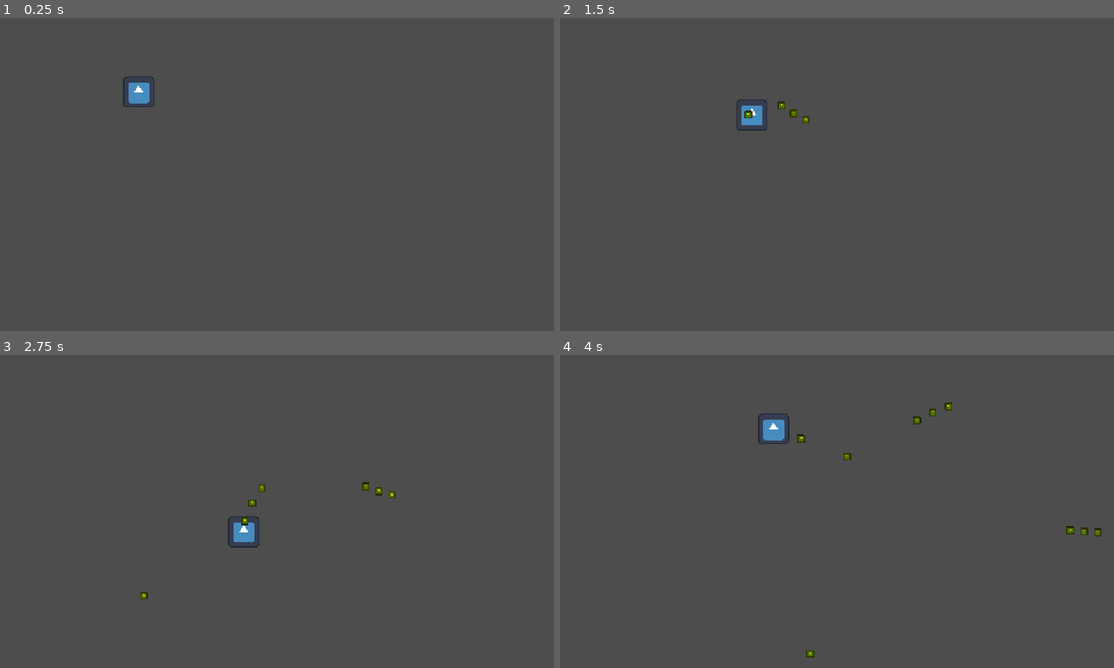
Above: before the commit, frames 1-4 (two rows, left to right).
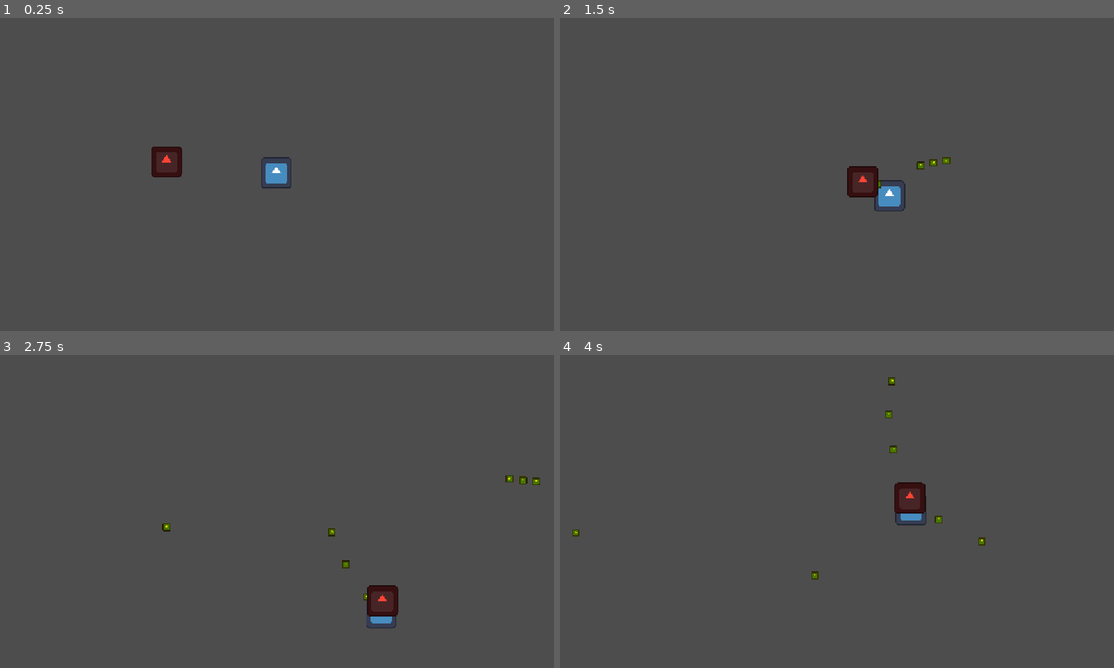
Above: after the commit, the same moments.

Repository: zt1ier/bullet-heuh
Game: Godot game, scene res://main.tscn
The game is run twice, just before and just after one commit, with the same random seed, the same clock (stepped at 60 frames per second) and the same inputs. The engine's default icon, where the game draws it, is replaced by a stand-in: a white triangle on a blue panel in a dark square.
Inputs (mouse positions are in pixels of both pictures, inside the frame that each line leads up to):
- Up to frame 1 (0.25 s): no input
- Up to frame 2 (1.5 s): move the mouse to (958, 158) at 0.52 s; hold D (move_right) 0.53-1.28 s; hold Space (attack) 0.53-1.28 s; move the mouse to (726, 190) at 1.27 s; hold S (move_down) from 1.28 s (still down); tap Space (attack) at 1.35 s
- Up to frame 3 (2.75 s): move the mouse to (332, 442) at 2.02 s; release S (move_down) at 2.03 s; hold D (move_right) from 2.03 s (still down); hold Space (attack) from 2.03 s (still down)
- Up to frame 4 (4 s): move the mouse to (809, 574) at 2.77 s; release D (move_right) at 2.78 s; release Space (attack) at 2.78 s; hold W (move_up) 2.78-3.53 s; tap Space (attack) at 2.85 s; move the mouse to (1003, 558) at 3.52 s; hold A (move_left) from 3.53 s (still down); hold Space (attack) from 3.53 s (still down)

The runs differ from the first frame. In frame 1, 1.2% of the frame differs, in the area x 22-53%, y 18-55%; in frame 2, 1.4%; in frame 3, 1.4%; in frame 4, 1.5%, in the area x 2-98%, y 7-97%.

Commit message:
Transferring Player and Enemy classes to base Entity class; adding Hitbox and Hurtbox components
Not finished because laptop is low battery

Diff:
--- /dev/null
+++ b/bullet-what/components/hitbox/hitbox.gd
@@ -0,0 +1,18 @@
+class_name Hitbox
+extends Area2D
+
+
+@export var actor: Entity:
+	get:
+		if not actor:
+			actor = get_parent()
+		return actor
+
+
+func _ready() -> void:
+	if not is_connected("area_entered", Callable(self, "")):
+		connect("area_entered", Callable(self, ""))
+
+
+func _on_area_entered(hitbox: Hurtbox) -> void:
+	pass
--- /dev/null
+++ b/bullet-what/components/hitbox/hitbox.tscn
@@ -0,0 +1,8 @@
+[gd_scene load_steps=2 format=3 uid="uid://cogn6oaj8fduw"]
+
+[ext_resource type="Script" uid="uid://dsfdpynq2y8bv" path="res://components/hitbox/hitbox.gd" id="1_2y4qk"]
+
+[node name="Hitbox" type="Area2D"]
+script = ExtResource("1_2y4qk")
+
+[connection signal="area_entered" from="." to="." method="_on_area_entered"]
--- /dev/null
+++ b/bullet-what/components/hurtbox/hurtbox.gd
@@ -0,0 +1,18 @@
+class_name Hurtbox
+extends Area2D
+
+
+@export var actor: Entity:
+	get:
+		if not actor:
+			actor = get_parent()
+		return actor
+
+
+func _ready() -> void:
+	if not is_connected("area_entered", Callable(self, "")):
+		connect("area_entered", Callable(self, ""))
+
+
+func _on_area_entered(hitbox: Hitbox) -> void:
+	pass
--- /dev/null
+++ b/bullet-what/components/hurtbox/hurtbox.tscn
@@ -0,0 +1,10 @@
+[gd_scene load_steps=2 format=3 uid="uid://dc1h1qeanh27b"]
+
+[ext_resource type="Script" uid="uid://dgjjb3lhul2hy" path="res://components/hurtbox/hurtbox.gd" id="1_bud2i"]
+
+[node name="Hurtbox" type="Area2D"]
+collision_layer = 16
+collision_mask = 32
+script = ExtResource("1_bud2i")
+
+[connection signal="area_entered" from="." to="." method="_on_area_entered"]
--- a/bullet-what/project.godot
+++ b/bullet-what/project.godot
@@ -59,6 +59,8 @@
 2d_physics/layer_2="Player projectile"
 2d_physics/layer_3="Enemy"
 2d_physics/layer_4="Enemy projectile"
+2d_physics/layer_5="Hurtbox"
+2d_physics/layer_6="Hitbox"
 
 [rendering]
 
--- /dev/null
+++ b/bullet-what/scenes/entities/enemies/enemy.tscn
@@ -0,0 +1,19 @@
+[gd_scene load_steps=4 format=3 uid="uid://rr58ryn7kgp0"]
+
+[ext_resource type="Texture2D" uid="uid://dhuli1yhspq64" path="res://assets/icon.svg" id="1_7p1mj"]
+[ext_resource type="Script" uid="uid://bqdofd5f3lcuc" path="res://scripts/enemy.gd" id="1_md0e3"]
+
+[sub_resource type="RectangleShape2D" id="RectangleShape2D_md0e3"]
+size = Vector2(64, 24)
+
+[node name="Enemy" type="CharacterBody2D" groups=["Enemies"]]
+script = ExtResource("1_md0e3")
+
+[node name="CollisionShape2D" type="CollisionShape2D" parent="."]
+position = Vector2(0, 20)
+shape = SubResource("RectangleShape2D_md0e3")
+
+[node name="Sprite2D" type="Sprite2D" parent="."]
+modulate = Color(1, 0.264747, 0.205037, 1)
+scale = Vector2(0.5, 0.5)
+texture = ExtResource("1_7p1mj")
--- /dev/null
+++ b/bullet-what/scenes/entities/entity.gd
@@ -0,0 +1,7 @@
+class_name Entity
+extends CharacterBody2D
+
+
+@export var health: int
+@export var movement_speed: float = 300.0
+@export var fire_rate: float = 0.25
--- /dev/null
+++ b/bullet-what/scenes/entities/player/player.tscn
@@ -0,0 +1,21 @@
+[gd_scene load_steps=5 format=3 uid="uid://cpun122f3vxoh"]
+
+[ext_resource type="Script" uid="uid://cria54p5bypgp" path="res://scripts/player.gd" id="1_58kc7"]
+[ext_resource type="PackedScene" uid="uid://dgwfr5xruxfsx" path="res://scenes/projectiles/projectile.tscn" id="2_nh4ur"]
+[ext_resource type="Texture2D" uid="uid://dhuli1yhspq64" path="res://assets/icon.svg" id="3_bjvvg"]
+
+[sub_resource type="RectangleShape2D" id="RectangleShape2D_3vyb7"]
+size = Vector2(64, 24)
+
+[node name="Player" type="CharacterBody2D" groups=["Player"]]
+collision_mask = 12
+script = ExtResource("1_58kc7")
+projectile_scene = ExtResource("2_nh4ur")
+
+[node name="CollisionShape2D" type="CollisionShape2D" parent="."]
+position = Vector2(0, 20)
+shape = SubResource("RectangleShape2D_3vyb7")
+
+[node name="Sprite2D" type="Sprite2D" parent="."]
+scale = Vector2(0.5, 0.5)
+texture = ExtResource("3_bjvvg")
--- a/bullet-what/scenes/player.tscn
+++ /dev/null
@@ -1,20 +0,0 @@
-[gd_scene load_steps=5 format=3 uid="uid://cpun122f3vxoh"]
-
-[ext_resource type="Texture2D" uid="uid://dhuli1yhspq64" path="res://assets/icon.svg" id="1_3vyb7"]
-[ext_resource type="Script" uid="uid://cria54p5bypgp" path="res://scripts/player.gd" id="1_g2els"]
-[ext_resource type="PackedScene" uid="uid://dgwfr5xruxfsx" path="res://scenes/projectiles/projectile.tscn" id="2_qhqgy"]
-
-[sub_resource type="RectangleShape2D" id="RectangleShape2D_3vyb7"]
-size = Vector2(64, 64)
-
-[node name="Player" type="CharacterBody2D" groups=["Player"]]
-collision_mask = 12
-script = ExtResource("1_g2els")
-projectile_scene = ExtResource("2_qhqgy")
-
-[node name="CollisionShape2D" type="CollisionShape2D" parent="."]
-shape = SubResource("RectangleShape2D_3vyb7")
-
-[node name="Sprite2D" type="Sprite2D" parent="."]
-scale = Vector2(0.5, 0.5)
-texture = ExtResource("1_3vyb7")
--- a/bullet-what/scenes/worlds/world-1.tscn
+++ b/bullet-what/scenes/worlds/world-1.tscn
@@ -1,8 +1,12 @@
-[gd_scene load_steps=2 format=3 uid="uid://rch01ymqb5fo"]
+[gd_scene load_steps=3 format=3 uid="uid://rch01ymqb5fo"]
 
-[ext_resource type="PackedScene" uid="uid://cpun122f3vxoh" path="res://scenes/player.tscn" id="1_8pg1y"]
+[ext_resource type="PackedScene" uid="uid://cpun122f3vxoh" path="res://scenes/entities/player/player.tscn" id="1_8pg1y"]
+[ext_resource type="PackedScene" uid="uid://rr58ryn7kgp0" path="res://scenes/entities/enemies/enemy.tscn" id="2_wn5p7"]
 
 [node name="World1" type="Node2D"]
 
 [node name="Player" parent="." instance=ExtResource("1_8pg1y")]
-position = Vector2(291, 153)
+position = Vector2(576, 320)
+
+[node name="Enemy" parent="." instance=ExtResource("2_wn5p7")]
+position = Vector2(274, 289)
--- /dev/null
+++ b/bullet-what/scripts/enemy.gd
@@ -0,0 +1,31 @@
+class_name Enemy
+extends Entity
+
+
+enum States {
+	IDLE,
+	MOVING,
+	CONTROLLED, # expand soon; stunned, immobilized, debuffed, DoT, etc.
+}
+
+
+@export var player: Player:
+	get:
+		if not player:
+			player = get_tree().get_first_node_in_group("Player")
+		return player
+
+
+func _ready() -> void:
+	if not is_in_group("Enemies"):
+		add_to_group("Enemies")
+
+
+func _physics_process(delta: float) -> void:
+	_handle_movement() # override with children
+	move_and_slide()
+
+
+func _handle_movement() -> void:
+	var direction := (player.global_position - global_position).normalized()
+	velocity = direction * movement_speed
--- a/bullet-what/scripts/player.gd
+++ b/bullet-what/scripts/player.gd
@@ -1,5 +1,5 @@
 class_name Player
-extends CharacterBody2D
+extends Entity
 
 
 enum States {
@@ -9,12 +9,8 @@
 	ATTACKING_WHILE_MOVING,
 }
 
-var state_name: String = ""
-
 
 @export var projectile_scene: PackedScene
-@export var movement_speed: float = 300.0
-@export var fire_rate: float = 0.25
 
 
 var run_speed: float
@@ -30,27 +26,18 @@
 	if not is_in_group("Player"):
 		add_to_group("Player")
 
-	run_speed = movement_speed
-	walk_speed = movement_speed / 2
-	attack_speed = fire_rate
+	_fill_variables()
 
 
 func _physics_process(delta: float) -> void:
-	var direction = Input.get_vector("move_left", "move_right", "move_up", "move_down").normalized()
+	var direction := Input.get_vector("move_left", "move_right", "move_up", "move_down").normalized()
 
 	# --- PROCESS STATES ---
 	match current_state:
-		States.IDLE:
-			state_name = "idle"
-		States.MOVING:
-			_process_moving(direction)
-			state_name = "move"
-		States.ATTACKING:
-			_process_attacking()
-			state_name = "attack"
-		States.ATTACKING_WHILE_MOVING:
-			_process_attacking_while_moving(direction)
-			state_name = "attack while move"
+		States.IDLE: pass
+		States.MOVING: _process_moving(direction)
+		States.ATTACKING: _process_attacking()
+		States.ATTACKING_WHILE_MOVING: _process_attacking_while_moving(direction)
 
 	time_since_attack += get_process_delta_time()
 
@@ -64,8 +51,6 @@
 		current_state = States.MOVING
 	else:
 		current_state = States.IDLE
-
-	print(state_name)
 
 	move_and_slide()
 
@@ -93,3 +78,9 @@
 	add_sibling(projectile)
 
 	time_since_attack = 0
+
+
+func _fill_variables() -> void:
+	run_speed = movement_speed
+	walk_speed = movement_speed / 2
+	attack_speed = fire_rate
Not shown, added: bullet-what/components/hitbox/hitbox.gd.uid
Not shown, added: bullet-what/components/hurtbox/hurtbox.gd.uid
Not shown, added: bullet-what/scenes/entities/entity.gd.uid
Not shown, added: bullet-what/scripts/enemy.gd.uid
